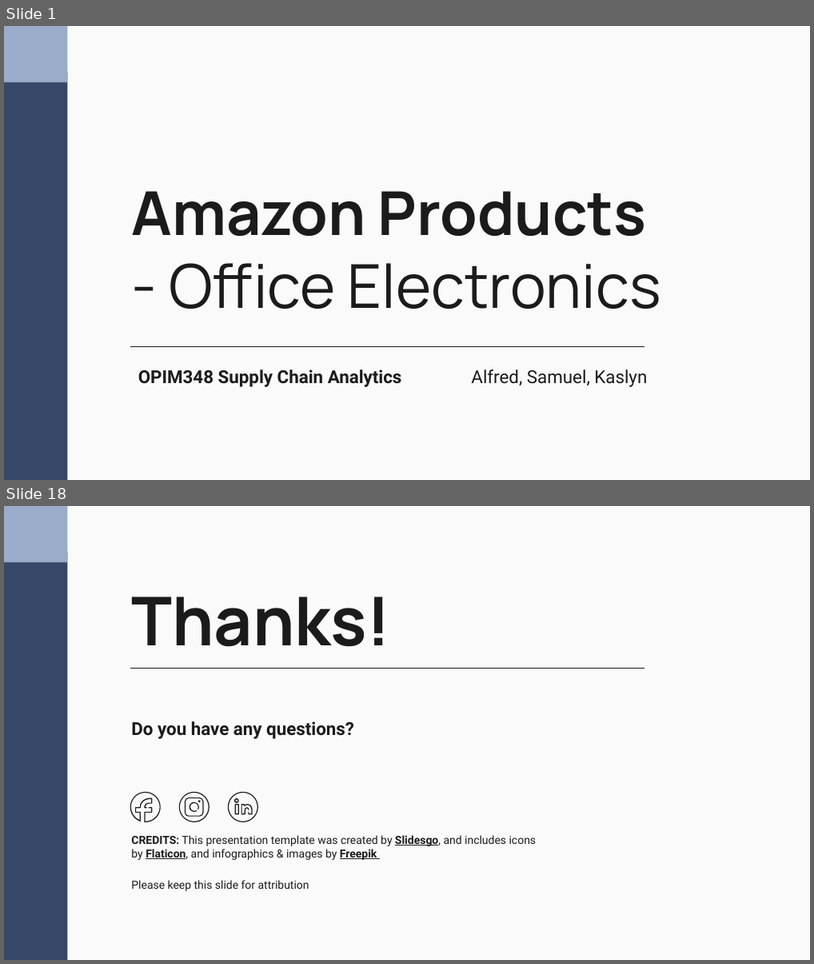
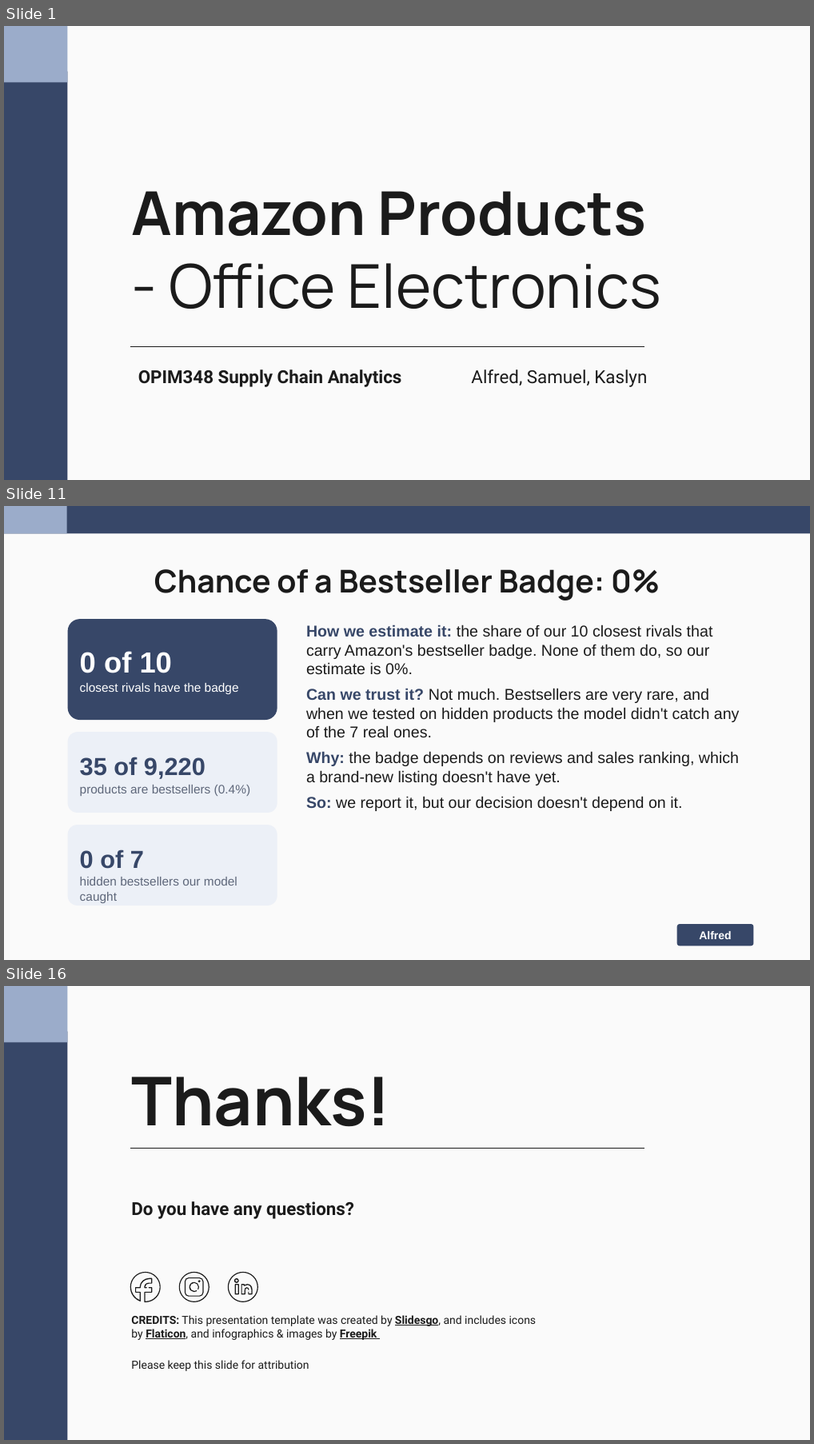
Before and after one commit to nakimagine/hello-world, a slide deck: Group_3_Amazon_Office_Electronic_Slides.pptx. Shown one above the other, each under a label of ours: slides 1 and 18 before the commit, slides 1, 11 and 16 after it; the slides between them are not shown. The pictures are 814x964 and 814x1444 pixels, drawn with LibreOffice and Linux fonts; fonts in the diff are those of the drawing. Boxes give left, top, right and bottom in pixels: in the first picture for what was removed or moved away, otherwise in the second. Text is boxed around its words. In the diff, an @@ line names an element or a change of style, - is before the commit and + after.

```diff
--- a/Group_3_Amazon_Office_Electronic_Slides.pptx
+++ b/Group_3_Amazon_Office_Electronic_Slides.pptx
@@ slide 11 added at (x1=4, y1=506, x2=810, y2=960), background #FAFAFA @@
@@ rectangle added at (x1=4, y1=506, x2=810, y2=533), fill #374768 @@
@@ rectangle added at (x1=4, y1=506, x2=67, y2=533), fill #9BACCA @@
@@ title added at (x1=154, y1=569, x2=660, y2=600), 28 pt, text #1B1B1B, bold @@
+Chance of a Bestseller Badge: 0%
@@ rounded rectangle added at (x1=68, y1=619, x2=278, y2=720), fill #374768 @@
@@ text added at (x1=306, y1=624, x2=740, y2=811), 14 pt, text #1B1B1B @@
+How we estimate it: the share of our 10 closest rivals that carry Amazon's bestseller badge. None of them do, so our estimate is 0%.
+Can we trust it? Not much. Bestsellers are very rare, and when we tested on hidden products the model didn't catch any of the 7 real ones.
+Why: the badge depends on reviews and sales ranking, which a brand-new listing doesn't have yet.
+So: we report it, but our decision doesn't depend on it.
@@ text added at (x1=80, y1=651, x2=172, y2=673), 26 pt, text #FFFFFF, bold @@
+0 of 10
@@ text added at (x1=80, y1=683, x2=239, y2=694), 11 pt, text #FFFFFF @@
+closest rivals have the badge
@@ rounded rectangle added at (x1=68, y1=732, x2=278, y2=812), fill #ECF0F7 @@
@@ text added at (x1=80, y1=756, x2=206, y2=779), 22 pt, text #374768, bold @@
+35 of 9,220
@@ text added at (x1=80, y1=784, x2=250, y2=796), 11 pt, text #5E677A @@
+products are bestsellers (0.4%)
@@ rounded rectangle added at (x1=68, y1=824, x2=278, y2=905), fill #ECF0F7 @@
@@ text added at (x1=80, y1=849, x2=144, y2=868), 22 pt, text #374768, bold @@
+0 of 7
@@ text added at (x1=80, y1=876, x2=238, y2=903), 11 pt, text #5E677A @@
+hidden bestsellers our model caught
@@ rounded rectangle added at (x1=678, y1=924, x2=754, y2=945), fill #374768, 10 pt, text #FFFFFF, bold @@
+Alfred
@@ what was slide 18 is now slide 16 @@
```
Also in this commit, not shown: 8 slides changed, 5 other slides added, 8 slides removed, 1 other file.
